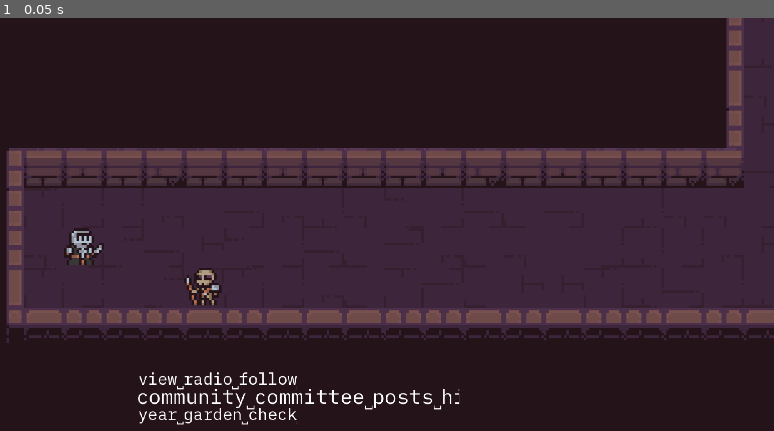
Above: before the commit, frame 1.
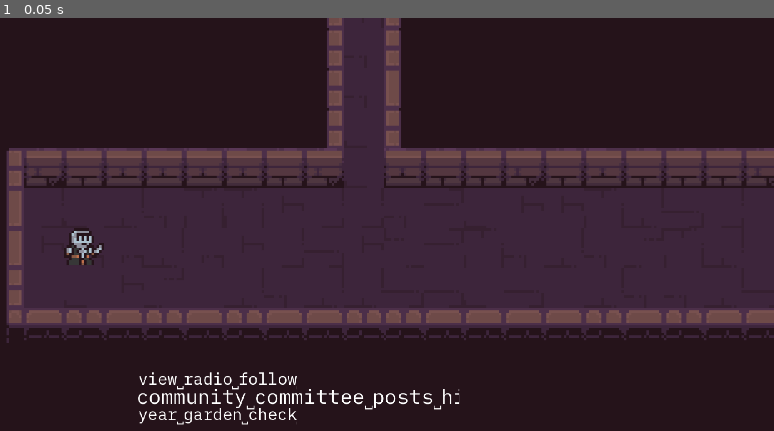
Above: after the commit, the same moment.

Repository: Ivan-Dujmic/Dungeon-Typer
Game: Godot game, scene res://Scenes/Game.tscn
Two runs of this game, one before a commit and one after it. Both use one fixed random seed, a clock stepped at 60 frames per second and the inputs below.
Inputs:
- Up to frame 1 (0.05 s): no input

The runs differ from the first frame. In frame 1, 6.0% of the frame differs, in the area x 0-100%, y 0-78%.

Commit message:
Basic enemy movement

Diff:
--- a/Scripts/DungeonGenerator.gd
+++ b/Scripts/DungeonGenerator.gd
@@ -21,6 +21,9 @@
 var highest_generated_x
 var highest_erased_x
 var highest_drawn_x
+
+# We don't want to spawn enemies immediately
+var can_spawn = false
 
 # Draws textures for tiles until x
 # Should be called for x only once tiles for x+1 were generated
@@ -100,7 +103,8 @@
 				wall_tiles[Vector2i(x, 7)] = true
 				x_sorted_wall_tiles[x].push_back(7)
 
-				enemy_generator.attempt_enemy_spawn("Skeleton", 0.1, Vector2i(x, rng.randi_range(4, 6)))
+				if can_spawn:
+					enemy_generator.attempt_enemy_spawn("Skeleton", 0.3, Vector2i(x, rng.randi_range(4, 6)))
 
 			x += 1
 
@@ -140,3 +144,4 @@
 
 func _ready():
 	init_dungeon_start()
+	can_spawn = true
--- a/Scripts/EnemyGenerator.gd
+++ b/Scripts/EnemyGenerator.gd
@@ -1,4 +1,6 @@
 extends Node
+
+@onready var player = $"../Player"
 
 var rng = RandomNumberGenerator.new()
 
@@ -10,6 +12,7 @@
 				var new_enemy = preload("res://Scenes/Skeleton.tscn").instantiate()
 				add_child(new_enemy)
 				new_enemy.initialize(position_init)
+				new_enemy.set_target(player)
 			_:
 				return
 	return
--- a/Scripts/Skeleton.gd
+++ b/Scripts/Skeleton.gd
@@ -1,11 +1,19 @@
 extends Node2D
 class_name Skeleton
 
-@onready var sprite
+var sprite
 
 var TILE_SIZE = 16
 
 var rng = RandomNumberGenerator.new()
+
+var target
+var real_position	# Position = round(real_position) because of blur
+var speed = 10
+
+# Changes the enemy's target
+func set_target(new_target):
+	target = new_target
 
 # Position should be a tile coordinate
 func initialize(position_init: Vector2i):
@@ -16,8 +24,25 @@
 	atlas.region = Rect2(64 + rng.randi_range(0, 2) * TILE_SIZE, 48, 16, 16)
 
 	sprite.texture = atlas
-	sprite.scale.x = -1
-	position = Vector2(position_init * TILE_SIZE)
+	real_position = Vector2(position_init * TILE_SIZE)
+	position = round(real_position)
 
 func _ready():
 	return
+
+func _process(delta):
+	if (target):
+		var diff = target.position - real_position
+
+		# Move
+		if abs(diff.x) > 8 or abs(diff.y) > 8:
+			real_position += diff.normalized() * delta * speed
+			position = round(real_position)
+
+		# Looking direction
+		if diff.x < 0:
+			sprite.scale.x = -1
+			sprite.offset = Vector2(-16, 0)
+		else:
+			sprite.scale.x = 1
+			sprite.offset = Vector2(0, 0)
